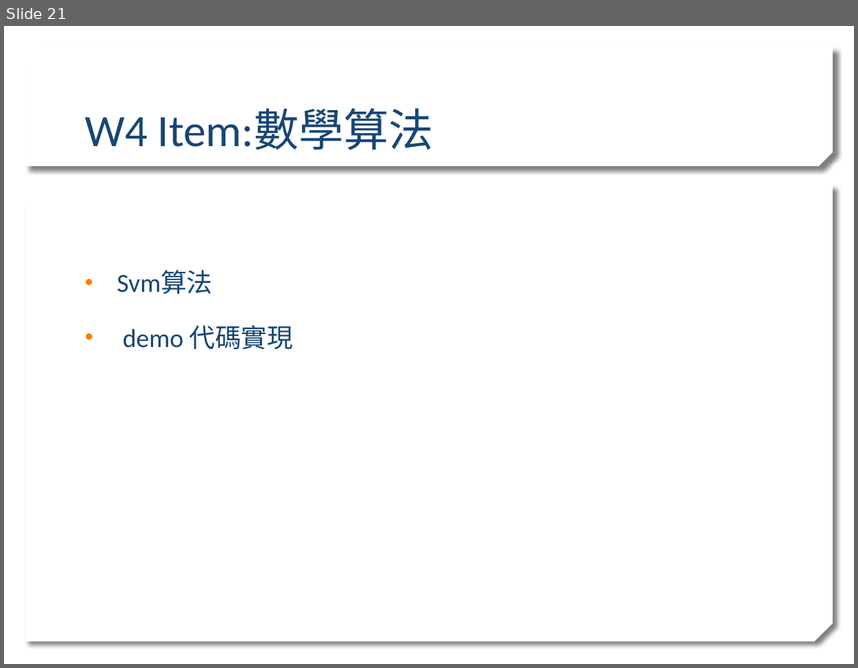
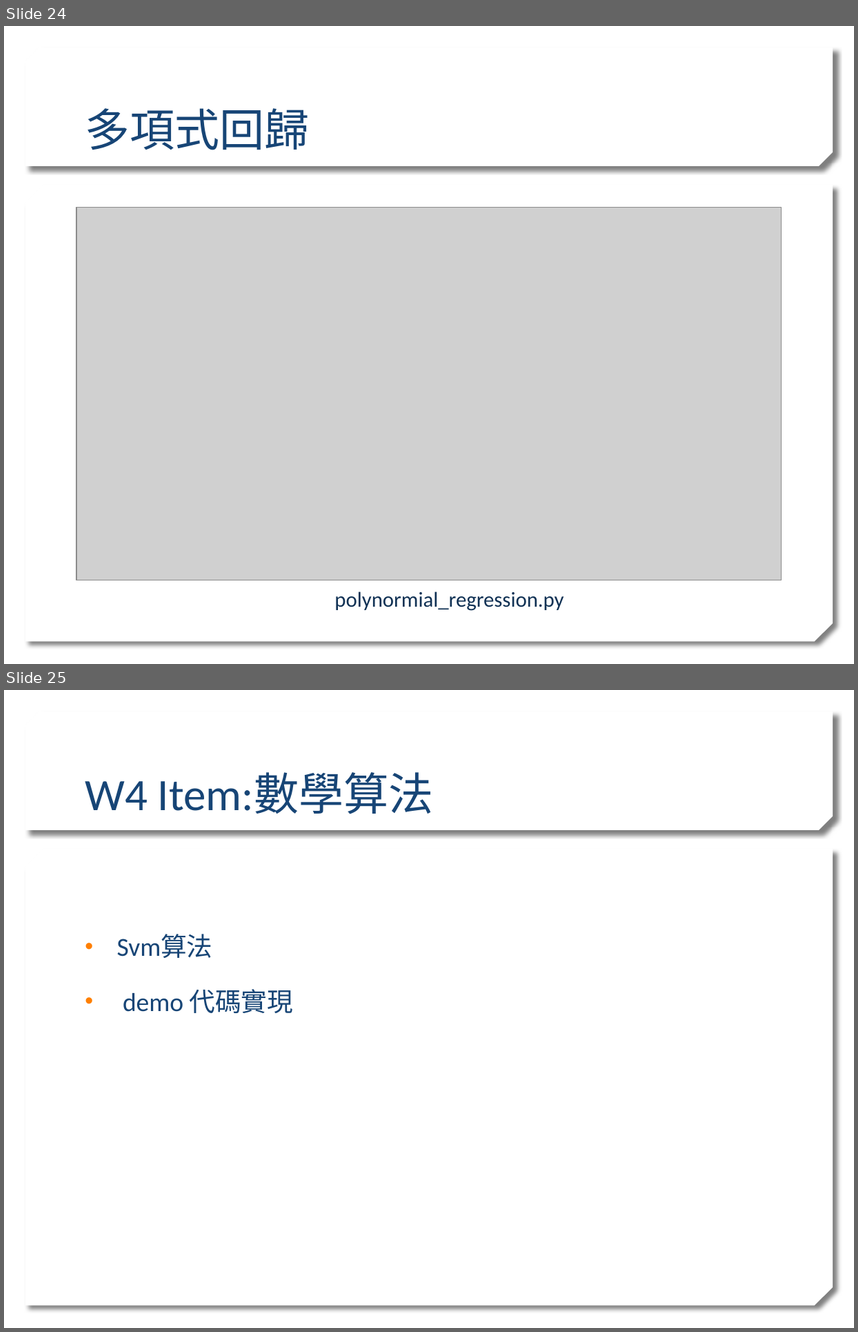
Before and after one commit to stereo720712/2020_Learn_practice_Machine_Learning, a slide deck: ml traing sean_detail.pptx. Shown one above the other, each under a label of ours: slide 21 before the commit, slides 24 and 25 after it. The pictures are 858x668 and 858x1332 pixels, drawn with LibreOffice and Linux fonts; fonts in the diff are those of the drawing; grey boxes stand for pictures; background and template pictures are left out. Boxes give left, top, right and bottom in pixels: in the first picture for what was removed or moved away, otherwise in the second. Text is boxed around its words. In the diff, an @@ line names an element or a change of style, - is before the commit and + after.

```diff
--- a/ml traing sean_detail.pptx
+++ b/ml traing sean_detail.pptx
@@ slide 24 added at (4, 26, 854, 664), background picture (left out); not listed: 2 template elements that a slide beside it also shows @@
@@ title added at (85, 108, 309, 150), 38 pt, text #174576 @@
+多項式回歸
@@ picture added at (76, 207, 781, 579) @@
@@ text added at (335, 591, 564, 610), 18 pt, text #103154 @@
+polynormial_regression.py
@@ what was slide 21 is now slide 25 @@
```
Also in this commit, not shown: 3 other slides added, 4 other files.
